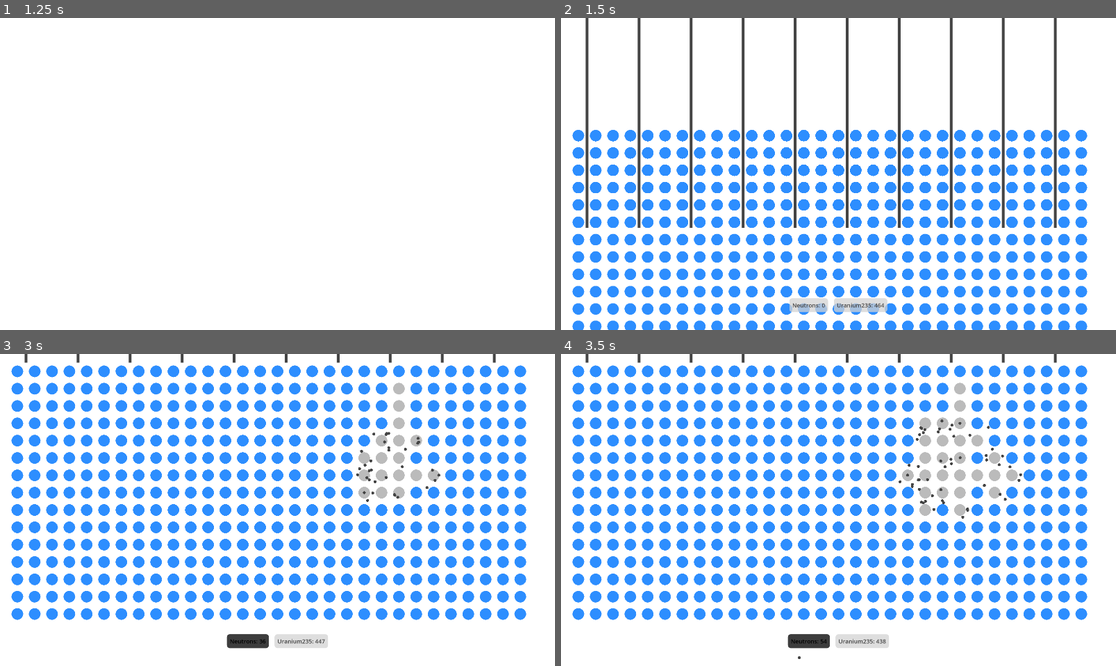
Above: before the commit, frames 1-4 (two rows, left to right).
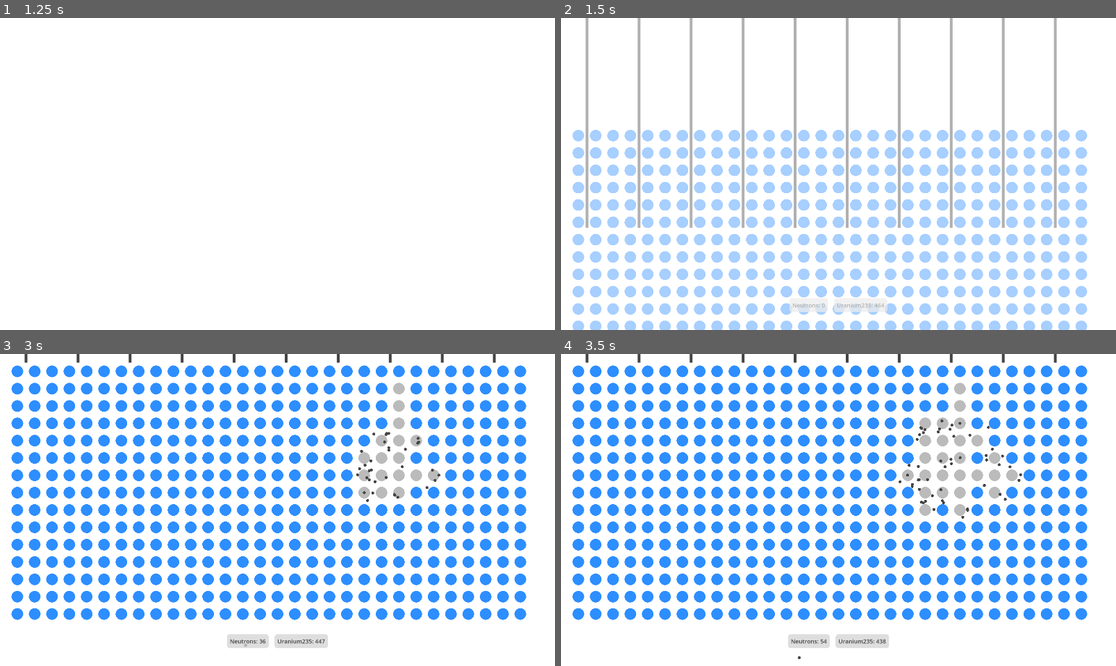
Above: after the commit, the same moments.

Repository: ReneTC/MissionToFission
Game: Godot game, scene res://scenes/menus/main_menu.tscn
The game is run twice, just before and just after one commit, with the same random seed, the same clock (stepped at 60 frames per second) and the same inputs.
Inputs (mouse positions are in pixels of both pictures, inside the frame that each line leads up to):
- Up to frame 1 (1.25 s): click "Basic Reactor" at 0.5 s
- Up to frame 2 (1.5 s): tap Enter at 1.25 s; move the mouse to (960, 158) at 1.27 s; hold Up (ui_up) from 1.28 s (still down); hold E (e) from 1.28 s (still down); click (960, 158) at 1.42 s
- Up to frame 3 (3 s): move the mouse to (166, 525) at 2.02 s; release Up (ui_up) at 2.03 s; release E (e) at 2.03 s; hold Down (ui_down) 2.03-2.75 s; tap E (e) at 2.1 s; click "Neutrons: 25" at 2.75 s
- Up to frame 4 (3.5 s): no input

Frame 1 is identical in both runs. In frame 2, 26% of the frame differs, in the area x 2-95%, y 0-100%; in frame 3, 0.4%; in frame 4, 0.4%.

Commit message:
more tweens

Diff:
--- a/scenes/menus/game_runner.gd
+++ b/scenes/menus/game_runner.gd
@@ -3,7 +3,7 @@
 class_name GameRunner
 
 static var map_to_load: String = "res://scenes/maps/basic_reactor.tscn"
-
+static var map_loaded = null
 # get fission objects
 var neutron_scene:PackedScene = load("res://scenes/fission_objects/neutron.tscn")
 
@@ -38,17 +38,25 @@
 	var scene = load( self.map_to_load)
 
 	# Instantiate the scene
-	var instance_current = scene.instantiate()
-	instance_current.position[1] = 600
+	map_loaded = scene.instantiate()
+	map_loaded.position[1] = 600
 	# Add the instance to the current scene
-	instance_current.PROCESS_MODE_PAUSABLE
-	add_child(instance_current)
+	map_loaded.PROCESS_MODE_PAUSABLE
+	add_child(map_loaded)
 
 	# tween in map
 	var tween = get_tree().create_tween()
 	tween.set_ease(Tween.EaseType.EASE_OUT)
 	tween.set_trans(Tween.TransitionType.TRANS_CUBIC)
-	tween.tween_property(instance_current, "position:y", 0, 0.8)
+	tween.tween_property(map_loaded, "position:y", 0, 0.8)
+
+	# tween in fade
+	# TODO MAKE THIS IMPORTABLE
+	var tween2 = get_tree().create_tween()
+	tween2.set_ease(Tween.EaseType.EASE_OUT)
+	tween2.set_trans(Tween.TransitionType.TRANS_CUBIC)
+	tween2.tween_property($fader, "modulate", Color(255, 255, 255, 0), 0.8)
+
 
 
 
--- a/scenes/menus/game_runner.tscn
+++ b/scenes/menus/game_runner.tscn
@@ -52,3 +52,11 @@
 [node name="Button2" type="Button" parent="MarginContainer/VBoxContainer/MarginContainer/ButtonsVBox"]
 layout_mode = 2
 text = "Enriched Uranium:"
+
+[node name="fader" type="ColorRect" parent="."]
+z_index = 4
+anchors_preset = 15
+anchor_right = 1.0
+anchor_bottom = 1.0
+grow_horizontal = 2
+grow_vertical = 2
--- a/scenes/menus/main_menu.gd
+++ b/scenes/menus/main_menu.gd
@@ -26,6 +26,8 @@
 	tween.set_ease(Tween.EaseType.EASE_OUT)
 	tween.set_trans(Tween.TransitionType.TRANS_CUBIC)
 	tween.tween_property($MarginContainer, "position:y", 0, 0.8)
+
+
 
 func animate_out(map_load, scene_file) -> void:
 	$fly_in_sound.play()
--- a/scenes/menus/pause_menu.gd
+++ b/scenes/menus/pause_menu.gd
@@ -42,6 +42,13 @@
 
 func _on_main_pressed() -> void:
 	game_runner.game_paused = false
+	var tween2 = get_tree().create_tween()
+	tween2.set_ease(Tween.EaseType.EASE_OUT)
+	tween2.set_trans(Tween.TransitionType.TRANS_CUBIC)
+	tween2.tween_property(game_runner.map_loaded, "position:y", 1000, 0.8)
+	tween2.connect("finished", new_map)
+
+func new_map() -> void:
 	get_tree().change_scene_to_file("res://scenes/menus/main_menu.tscn")
 
 
